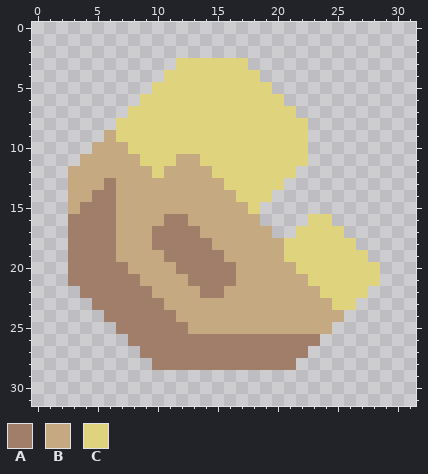
Pixel-art sprite -- assets/sprites/ui/sulfur-icon.png. The picture above is the old version.
The file is 32x32 pixels.
Palette (. is transparent): A #a07e6a  B #c4a981  C #e0d37d
Pixels before, first column x 3:
 3 .........CCCCCC...........
 4 ........CCCCCCCC..........
 5 .......CCCCCCCCCC.........
 6 ......CCCCCCCCCCCC........
 7 .....CCCCCCCCCCCCCC.......
 8 ....CCCCCCCCCCCCCCCC......
 9 ...BCCCCCCCCCCCCCCCC......
10 ..BBBCCCCCCCCCCCCCCC......
11 .BBBBBCCCBBCCCCCCCCC......
12 BBBBBBBCBBBBCCCCCCC.......
13 BBBABBBBBBBBBCCCCC........
14 BBAABBBBBBBBBBCCC.........
15 BAAABBBBBBBBBBBC..........
16 AAAABBBBAABBBBBB....CC....
17 AAAABBBAAAABBBBBB..CCCC...
18 AAAABBBAAAAABBBBBBCCCCCC..
19 AAAABBBBAAAAABBBBBCCCCCCC.
20 AAAAABBBBAAAAABBBBBCCCCCCC
21 AAAAAABBBBAAAABBBBBBCCCCCC
22 .AAAAAABBBBAABBBBBBBBCCCC.
23 ..AAAAAABBBBBBBBBBBBBBCC..
24 ...AAAAAABBBBBBBBBBBBBB...
25 ....AAAAAABBBBBBBBBBBB....
26 .....AAAAAAAAAAAAAAAA.....
27 ......AAAAAAAAAAAAAA......
28 .......AAAAAAAAAAAA.......
The same view after the edit:
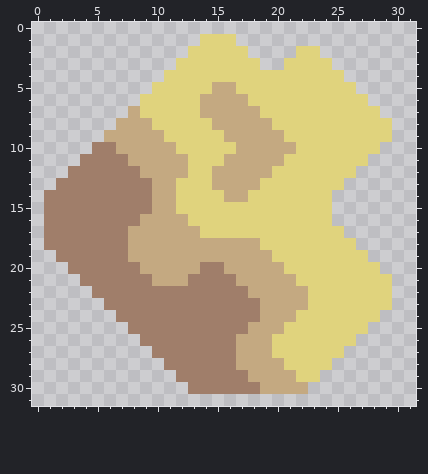
Difference:
Colour A is added in row 13 at x 2; in rows 14 to 18 at x 1 to 2; in row 19 at x 2; in row 29 at x 12 to 17; in row 30 at x 13 to 18.
Colour A replaces colour B in row 10 at x 5 to 6; in row 11 at x 4 to 7; in row 12 at x 3 to 8; in row 13 at x 3 to 5 and 7 to 9; in row 14 at x 3 to 4 and 7 to 9; in row 15 at x 3 and 7 to 9.
Colour A replaces colour B in row 16 at x 7 to 8; in rows 17 to 19 at x 7; in row 20 at x 8; in row 21 at x 9; in row 22 at x 10 to 13 and 16 to 17; in row 23 at x 11 to 18.
Colour A replaces colour B in row 24 at x 12 to 18; in row 25 at x 13 to 17.
Colour B is added in row 29 at x 18 to 21; in row 30 at x 19 to 22.
Colour B replaces colour A in row 16 at x 11 to 12; in row 17 at x 10 to 13; in row 18 at x 10 to 14; in row 19 at x 11 to 15; in row 20 at x 12 to 13 and 16; in rows 26 to 27 at x 17 to 19.
Colour B replaces colour A in row 28 at x 17 to 20.
Colour B replaces colour C in row 5 at x 15 to 16; in row 6 at x 14 to 17; in row 7 at x 8 and 14 to 18; in row 8 at x 7 to 9 and 15 to 19; in row 9 at x 7 to 10 and 16 to 20; in row 10 at x 8 to 11 and 17 to 21.
Colour B replaces colour C in row 11 at x 9 to 11 and 16 to 20; in row 12 at x 10 and 15 to 19; in row 13 at x 16 to 18; in row 14 at x 17.
Colour C is added in row 1 at x 14 to 16; in row 2 at x 13 to 17 and 22 to 23; in row 3 at x 18 and 21 to 24; in row 4 at x 19 to 25; in row 5 at x 20 to 26; in row 6 at x 21 to 27.
Colour C is added in row 7 at x 22 to 28; in rows 8 to 9 at x 23 to 29; in row 10 at x 23 to 28; in row 11 at x 23 to 27; in row 12 at x 22 to 26; in row 13 at x 21 to 25.
Colour C is added in row 14 at x 20 to 24; in row 15 at x 19 to 24; in row 16 at x 19 to 22; in row 17 at x 20 to 21; in row 21 at x 29; in row 22 at x 28 to 29.
Colour C is added in row 23 at x 27 to 29; in row 24 at x 26 to 28; in row 25 at x 25 to 27; in row 26 at x 24 to 26; in row 27 at x 23 to 25; in row 28 at x 22 to 24.
Colour C is added in row 29 at x 22 to 23.
Colour C replaces colour A in row 26 at x 20 to 23; in row 27 at x 20 to 22; in row 28 at x 21.
Colour C replaces colour B in row 11 at x 13; in row 12 at x 13 to 14; in row 13 at x 12 to 14; in row 14 at x 12 to 15; in row 15 at x 12 to 17; in row 16 at x 13 to 18.
Colour C replaces colour B in row 17 at x 14 to 19; in row 18 at x 19 to 20; in row 19 at x 20; in row 20 at x 21; in row 21 at x 22; in row 22 at x 23.
Colour C replaces colour B in row 23 at x 23 to 24; in row 24 at x 22 to 25; in row 25 at x 21 to 24.
The author cleared colour A in row 21 at x 3; in row 22 at x 4; in row 23 at x 5; in row 24 at x 6; in row 25 at x 7; in row 26 at x 8.
The author cleared colour A in row 27 at x 9; in row 28 at x 10.
Changed places in both pictures, as pixel boxes (x1, y1, x2, y2):
changed: (44, 34, 392, 394)
